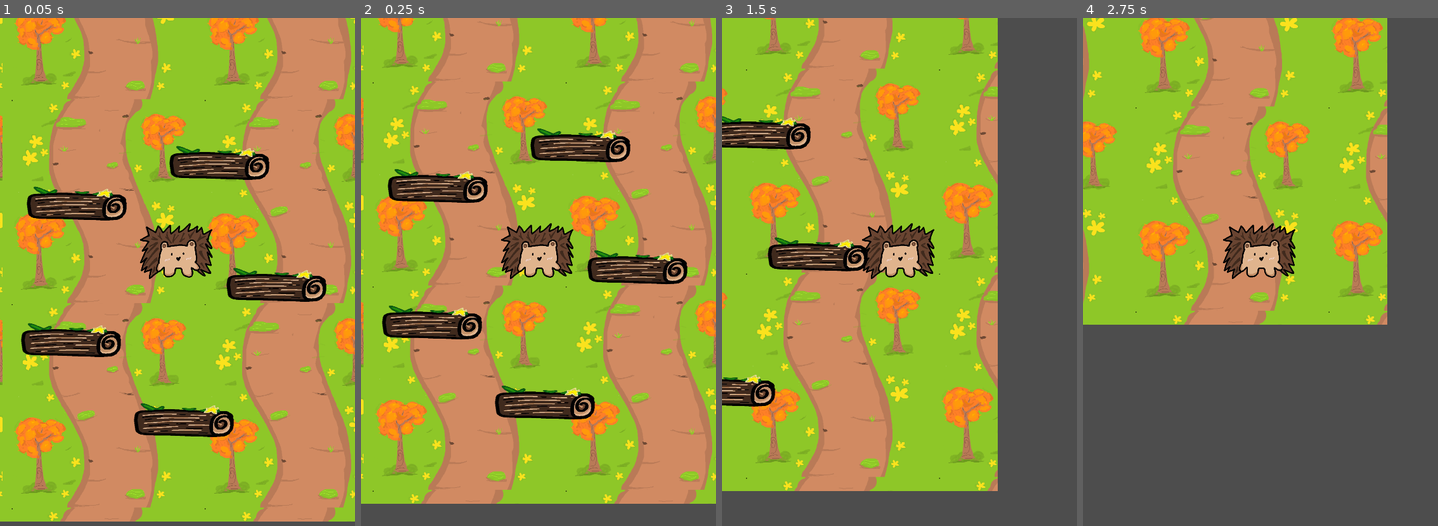
Above: before the commit, frames 1-4 (left to right).
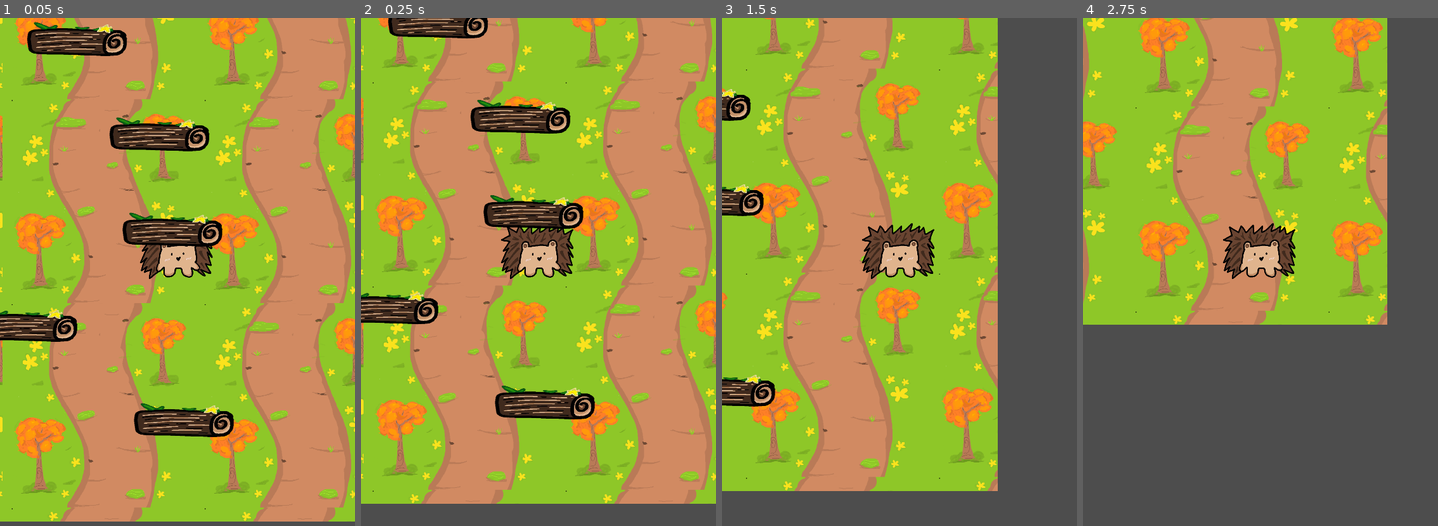
Above: after the commit, the same moments.

Repository: Armelle526/Hackhog-jump
Game: Godot game, scene res://scenes/scene.tscn
Two runs of this game, one before a commit and one after it. Both use one fixed random seed, a clock stepped at 60 frames per second and the inputs below.
Inputs:
- Up to frame 1 (0.05 s): no input
- Up to frame 2 (0.25 s): no input
- Up to frame 3 (1.5 s): tap Enter (ui_accept) at 0.5, 0.77 s; hold Right (ui_right) from 0.53 s (still down)
- Up to frame 4 (2.75 s): tap Enter (ui_accept) at 1.52 s; release Right (ui_right) at 2.03 s; hold Left (ui_left) from 2.03 s (still down)

The runs differ from the first frame. In frame 1, 11% of the frame differs, in the area x 0-92%, y 0-67%; in frame 2, 10%; in frame 3, 3.7%; in frame 4, nothing differs.

Commit message:
newest

Diff:
--- a/hackhog-jump/Instances/Script/game.gd
+++ b/hackhog-jump/Instances/Script/game.gd
@@ -1,4 +1,17 @@
 extends Node2D
 
 @onready var platform_container := $Platformcontainer
-@onready var platform_initial_position_y = $Platformcontainer/Platformm
+@onready var platform_initial_position_y = $Platformcontainer/Platformm.position.y
+
+@export var platform_scene: PackedScene
+
+func level_generator(amount):
+	for items in amount:
+		platform_initial_position_y -= randf_range(150,150)
+		var new_platform = platform_scene.instantiate() as StaticBody2D
+		new_platform.position =Vector2(randf_range(-250,250),platform_initial_position_y)
+		platform_container.add_child(new_platform)
+	pass
+
+func _ready() -> void:
+	level_generator(100)
--- a/hackhog-jump/scenes/platformm.gd
+++ b/hackhog-jump/scenes/platformm.gd
@@ -1,4 +1,4 @@
-extends CharacterBody2D
+extends StaticBody2D
 
 
 func _ready() -> void:
--- a/hackhog-jump/scenes/platformm.tscn
+++ b/hackhog-jump/scenes/platformm.tscn
@@ -6,7 +6,7 @@
 [sub_resource type="RectangleShape2D" id="RectangleShape2D_qb5px"]
 size = Vector2(149.75, 4.5)
 
-[node name="Platformm" type="CharacterBody2D" unique_id=1328076935]
+[node name="Platformm" type="StaticBody2D" unique_id=323419143]
 script = ExtResource("1_ar6y5")
 
 [node name="Sprite2D" type="Sprite2D" parent="." unique_id=2020554193]
--- a/hackhog-jump/scenes/scene.tscn
+++ b/hackhog-jump/scenes/scene.tscn
@@ -8,6 +8,7 @@
 
 [node name="World" type="Node2D" unique_id=761692905]
 script = ExtResource("1_gjmho")
+platform_scene = ExtResource("3_4msxo")
 
 [node name="player" parent="." unique_id=1203391686 instance=ExtResource("1_s6dok")]
 script = ExtResource("2_5fb3c")
@@ -35,13 +36,17 @@
 position = Vector2(12, 260)
 
 [node name="Platformm2" parent="Platformcontainer" unique_id=897697017 instance=ExtResource("3_4msxo")]
+visible = false
 position = Vector2(-157, -81)
 
 [node name="Platformm3" parent="Platformcontainer" unique_id=1795532380 instance=ExtResource("3_4msxo")]
+visible = false
 position = Vector2(158, 47)
 
 [node name="Platformm4" parent="Platformcontainer" unique_id=1328076935 instance=ExtResource("3_4msxo")]
+visible = false
 position = Vector2(-166, 134)
 
 [node name="Platformm5" parent="Platformcontainer" unique_id=971570313 instance=ExtResource("3_4msxo")]
+visible = false
 position = Vector2(68, -145)
Not shown, added: hackhog-jump/scenes/scene.tscn4654273253.tmp
Not shown, added: hackhog-jump/scenes/scene.tscn4974183535.tmp
